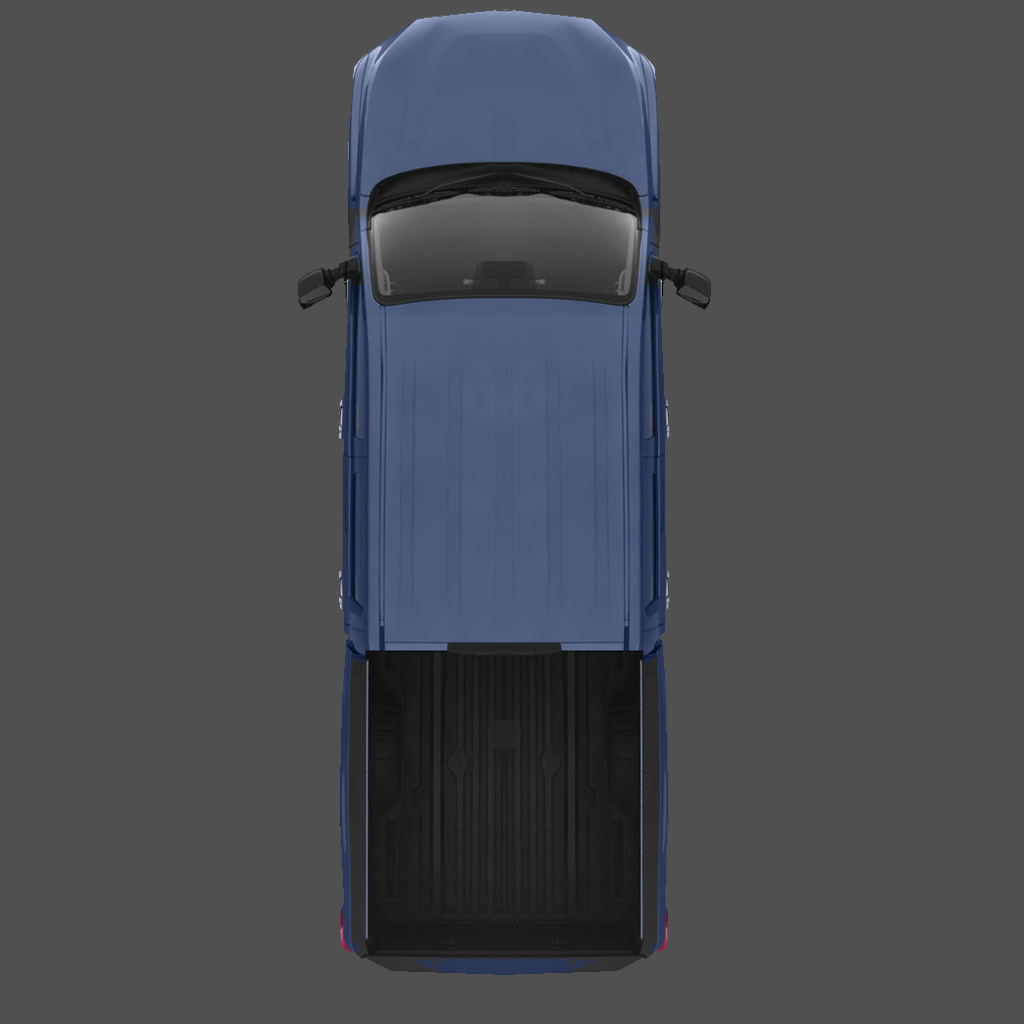
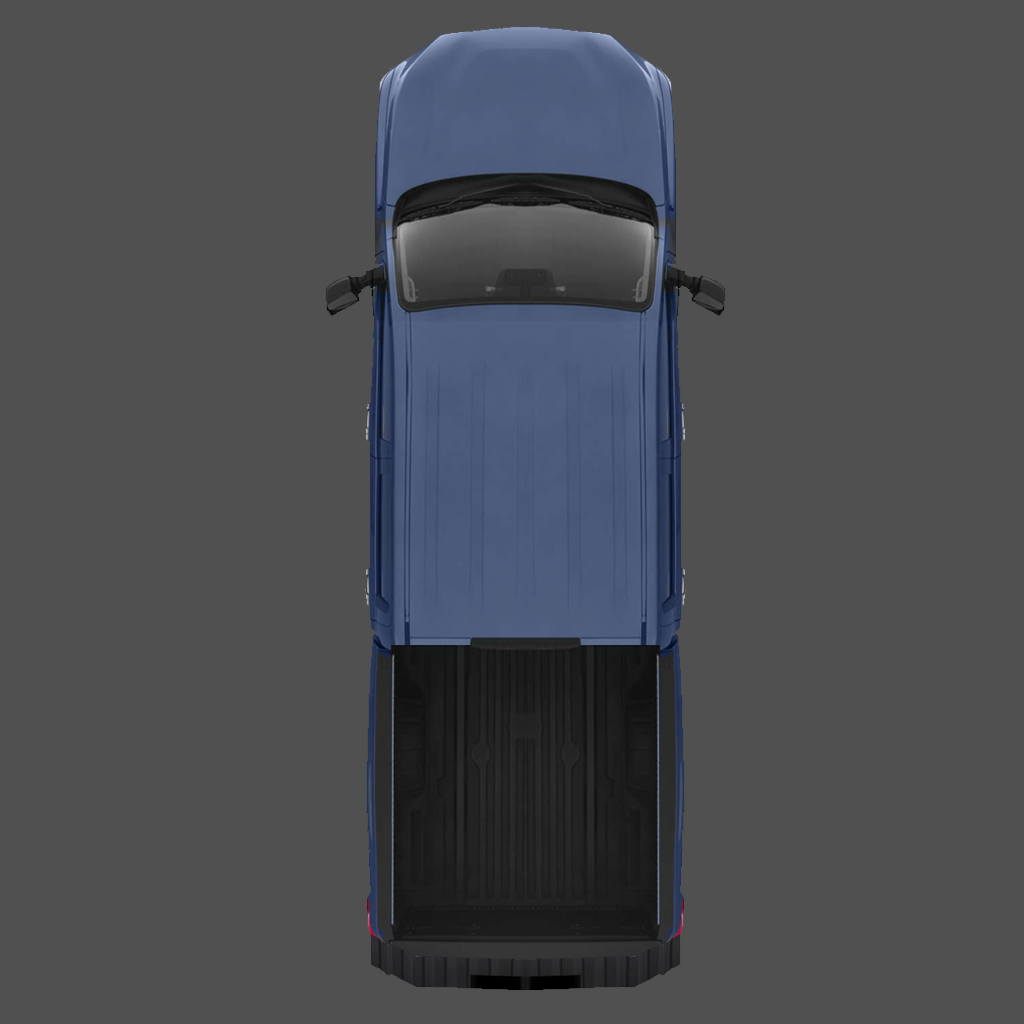
Revision of a layered 1024 x 1024 image; what changed, layer by layer:
removed layer "Layer 3" over [297, 9, 712, 976]
added layer "Layer 5" above "Layer 2" over [325, 26, 726, 991]
